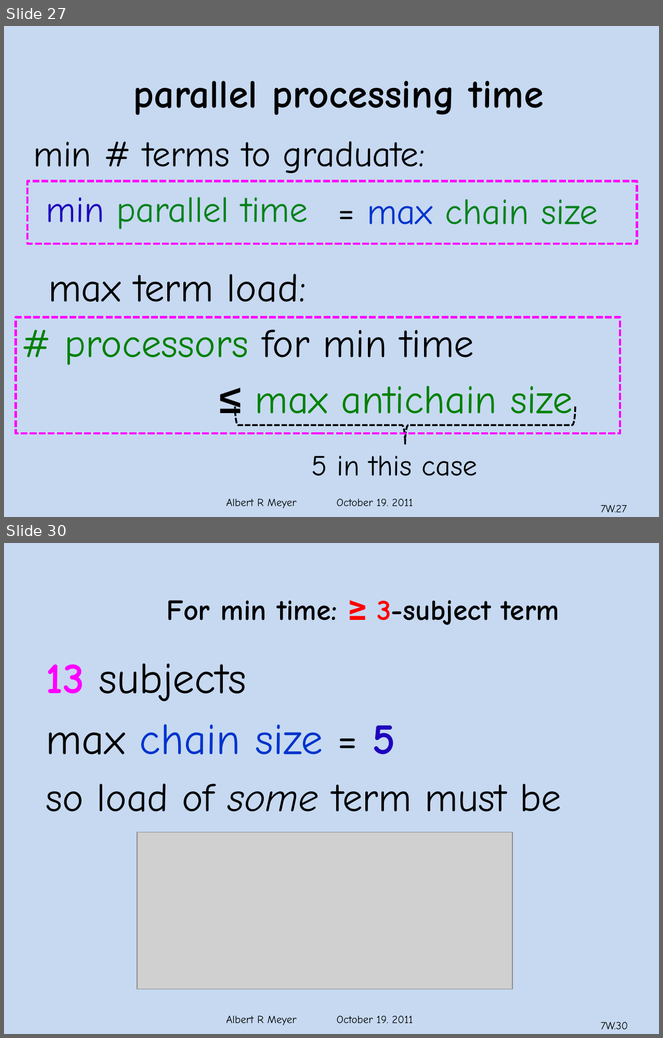
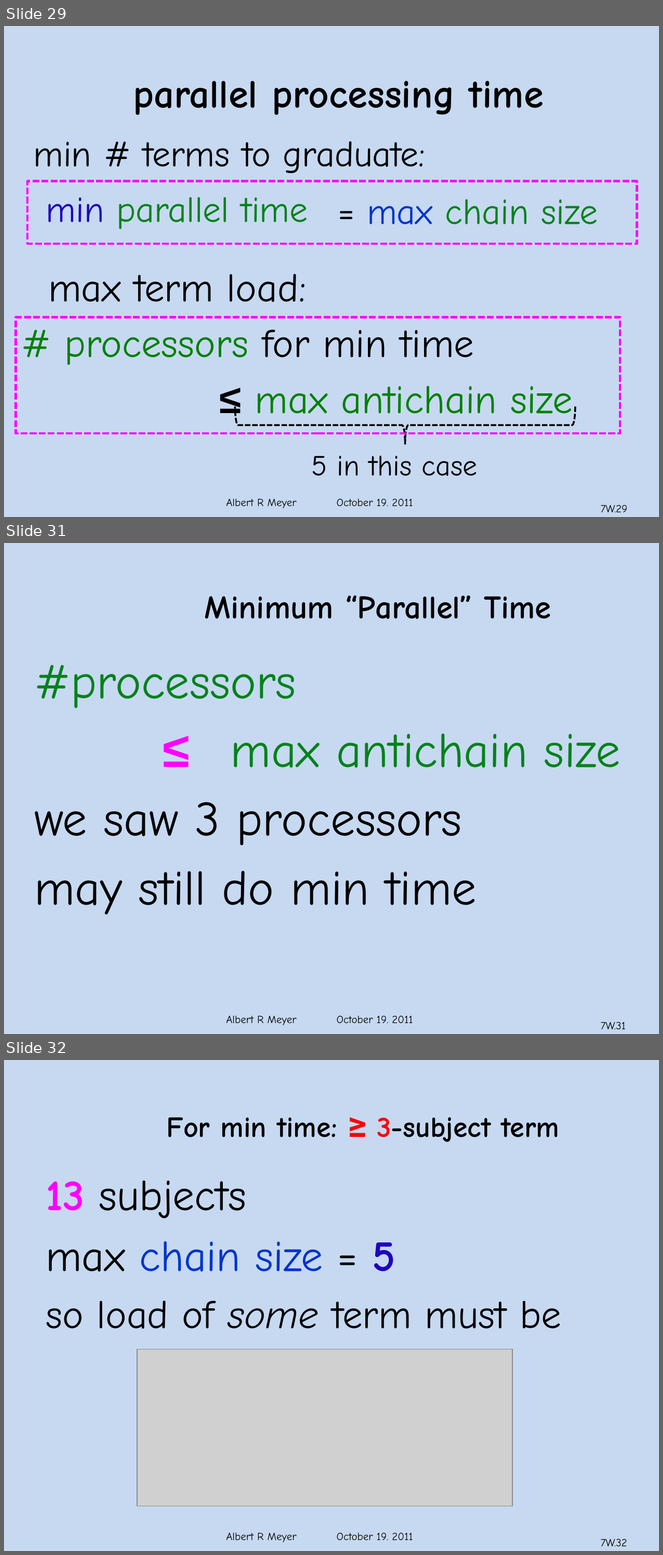
Before and after one commit to armeyer/mcs_web, a slide deck: fall11/slidesF11/slides7w.pptx. Shown one above the other, each under a label of ours: slides 27 and 30 before the commit, slides 29, 31 and 32 after it; the slides between them are not shown. The pictures are 663x1038 and 663x1555 pixels, drawn with LibreOffice and Linux fonts; fonts in the diff are those of the drawing; grey boxes stand for pictures; background and template pictures are left out. Boxes give left, top, right and bottom in pixels: in the first picture for what was removed or moved away, otherwise in the second. Text is boxed around its words. In the diff, an @@ line names an element or a change of style, - is before the commit and + after.

```diff
--- a/fall11/slidesF11/slides7w.pptx
+++ b/fall11/slidesF11/slides7w.pptx
@@ slide 31 added at [4,543,659,1034], background #C6D9F1; not listed: 1 template element that a slide beside it also shows @@
@@ title added at [205,596,551,619], 36 pt, text #000000, bold @@
+Minimum “Parallel” Time
@@ text added at [34,665,621,915], 54 pt, text #000000 @@
+#processors
+≤ max antichain size
+we saw 3 processors
+may still do min time
@@ page number added at [601,1022,626,1030], 12 pt, text #000000 @@
+7W.31
@@ what was slide 27 is now slide 29 @@
@@ page number at [601,505,628,513]: text changed @@
-7W.27
+7W.29
@@ what was slide 30 is now slide 32 @@
@@ page number at [601,1539,627,1547]: text changed @@
-7W.30
+7W.32
```
Also in this commit, not shown: 10 slides changed, 3 other slides added, 1 other file.
